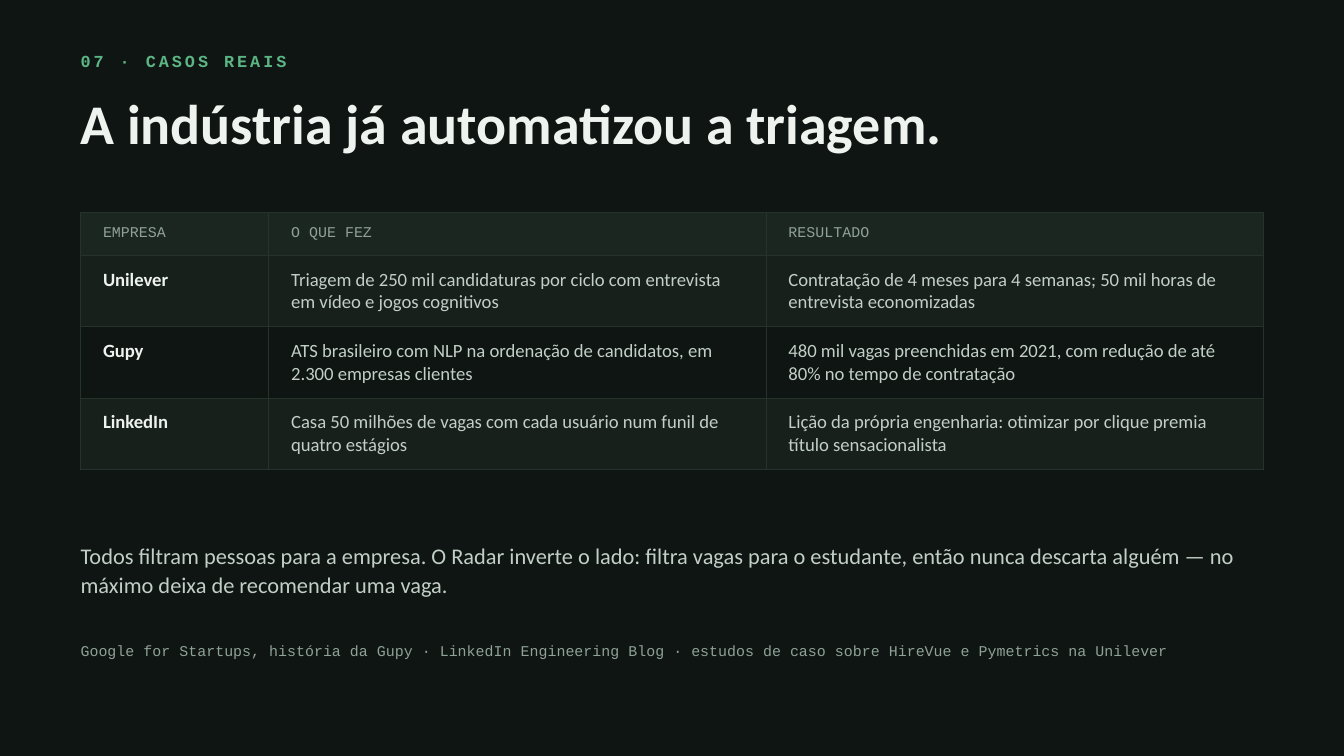
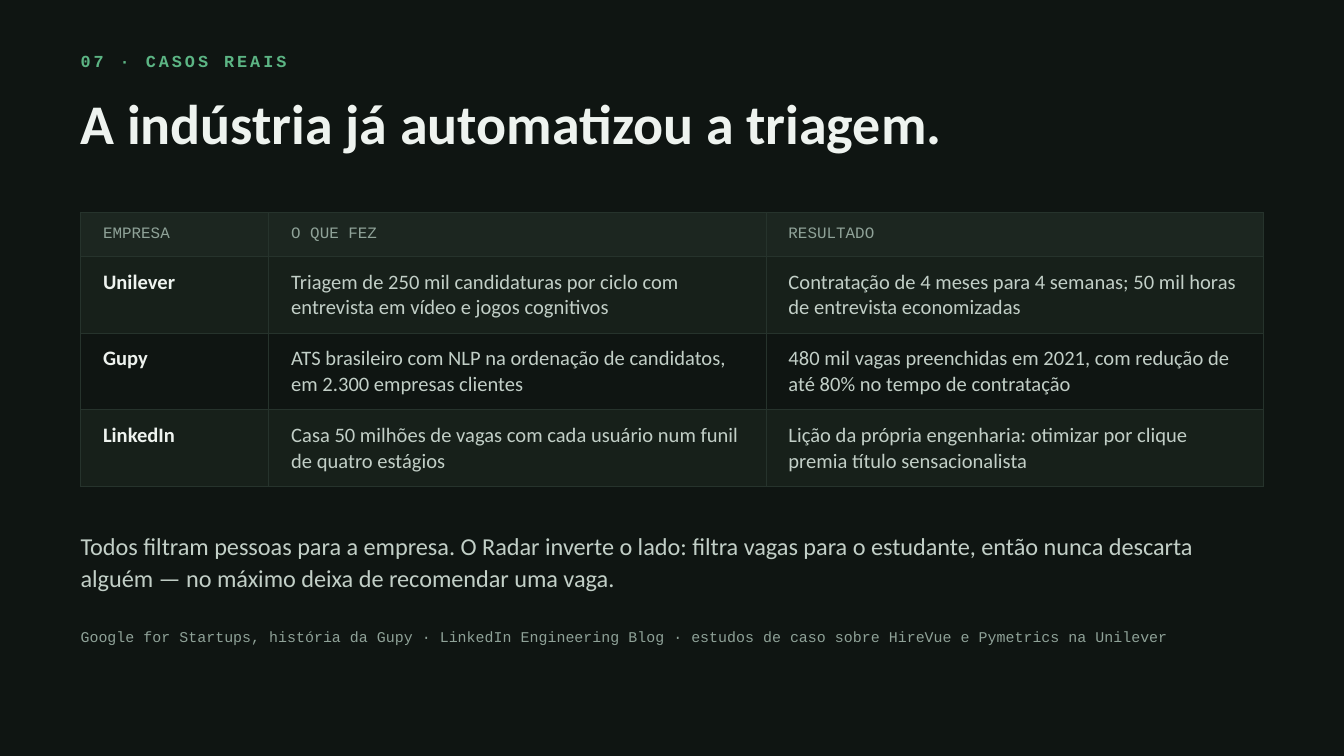
Before and after one commit to RadarEstagio/RadarEstagio, a slide deck: slide 7 of apresentacao/radar-de-estagio-pit.pptx. Drawn at 1344x756 pixels with LibreOffice and Linux fonts; fonts in the diff are those of the drawing. Boxes give left, top, right and bottom in pixels: in the first picture for what was removed or moved away, otherwise in the second. Text is boxed around its words. In the diff, an @@ line names an element or a change of style, - is before the commit and + after.

```diff
--- a/apresentacao/radar-de-estagio-pit.pptx
+++ b/apresentacao/radar-de-estagio-pit.pptx
@@ table at bbox=[81, 212, 1263, 476] @@
@@ size 8 to 8.5 pt in "EMPRESA", "O QUE FEZ", "RESULTADO" @@
@@ size 10 to 11 pt @@
@@ text "Todos filtram pessoas para a ...": place and size @@
-text "Todos filtram pessoas para a ..." at bbox=[81, 548, 1234, 597]
+text "Todos filtram pessoas para a ..." at bbox=[81, 538, 1193, 591]
@@ text "Todos filtram pessoas para a ..." at bbox=[81, 538, 1193, 591]: size 12 to 13 pt @@
@@ text "Google for Startups, história da ...": place and size @@
-text "Google for Startups, história da ..." at bbox=[81, 645, 1167, 659]
+text "Google for Startups, história da ..." at bbox=[81, 632, 1167, 645]
```
Also in this commit, not shown: 9 other slides changed, 1 other file.
